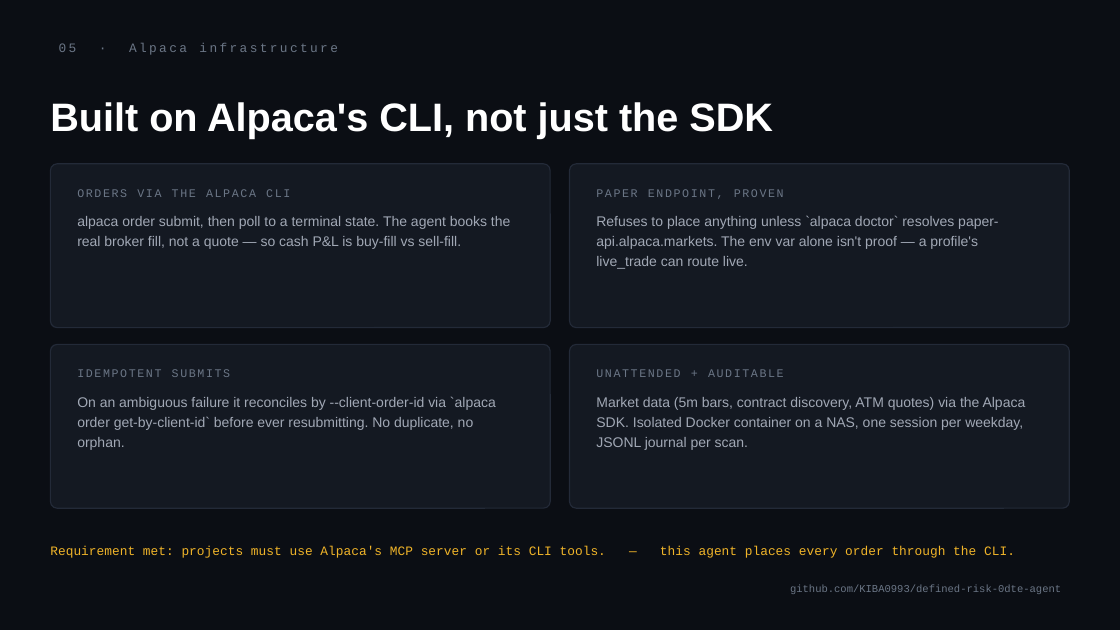
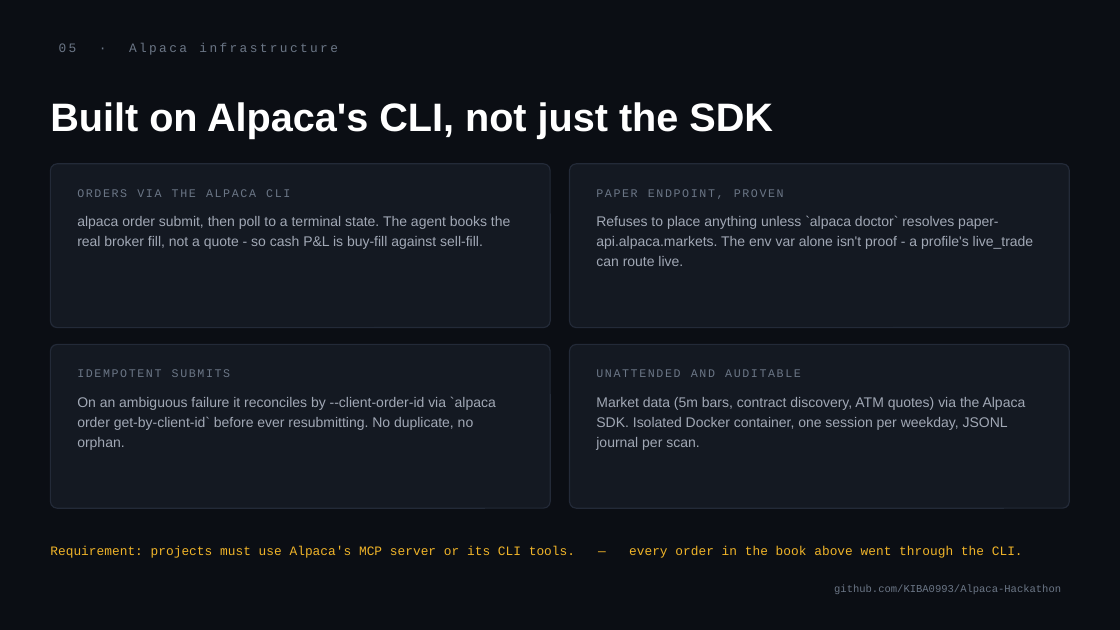
Before and after one commit to KIBA0993/Alpaca-Hackathon, a slide deck: slide 6 of assets/deck.pptx. Drawn at 1120x630 pixels with LibreOffice and Linux fonts; fonts in the diff are those of the drawing. Boxes give left, top, right and bottom in pixels: in the first picture for what was removed or moved away, otherwise in the second. Text is boxed around its words. In the diff, an @@ line names an element or a change of style, - is before the commit and + after.

```diff
--- a/assets/deck.pptx
+++ b/assets/deck.pptx
@@ text at [77, 216, 510, 249]: text changed @@
-alpaca order submit, then poll to a terminal state. The agent books the real broker fill, not a quote — so cash P&L is buy-fill vs sell-fill.
+alpaca order submit, then poll to a terminal state. The agent books the real broker fill, not a quote - so cash P&L is buy-fill against sell-fill.
@@ text at [596, 215, 1034, 266]: text changed @@
-Refuses to place anything unless `alpaca doctor` resolves paper-api.alpaca.markets. The env var alone isn't proof — a profile's live_trade can route live.
+Refuses to place anything unless `alpaca doctor` resolves paper-api.alpaca.markets. The env var alone isn't proof - a profile's live_trade can route live.
@@ text at [596, 369, 801, 377]: text changed @@
-UNATTENDED + AUDITABLE
+UNATTENDED AND AUDITABLE
@@ text at [596, 397, 1026, 450]: text changed @@
-Market data (5m bars, contract discovery, ATM quotes) via the Alpaca SDK. Isolated Docker container on a NAS, one session per weekday, JSONL journal per scan.
+Market data (5m bars, contract discovery, ATM quotes) via the Alpaca SDK. Isolated Docker container, one session per weekday, JSONL journal per scan.
@@ text at [50, 546, 1023, 558]: text changed @@
-Requirement met: projects must use Alpaca's MCP server or its CLI tools. — this agent places every order through the CLI.
+Requirement: projects must use Alpaca's MCP server or its CLI tools. — every order in the book above went through the CLI.
@@ text at [834, 584, 1061, 594]: text changed @@
-github.com/KIBA0993/defined-risk-0dte-agent
+github.com/KIBA0993/Alpaca-Hackathon
```
Also in this commit, not shown: 6 other slides changed, 1 slide added, 1 slide removed, 5 other files.
